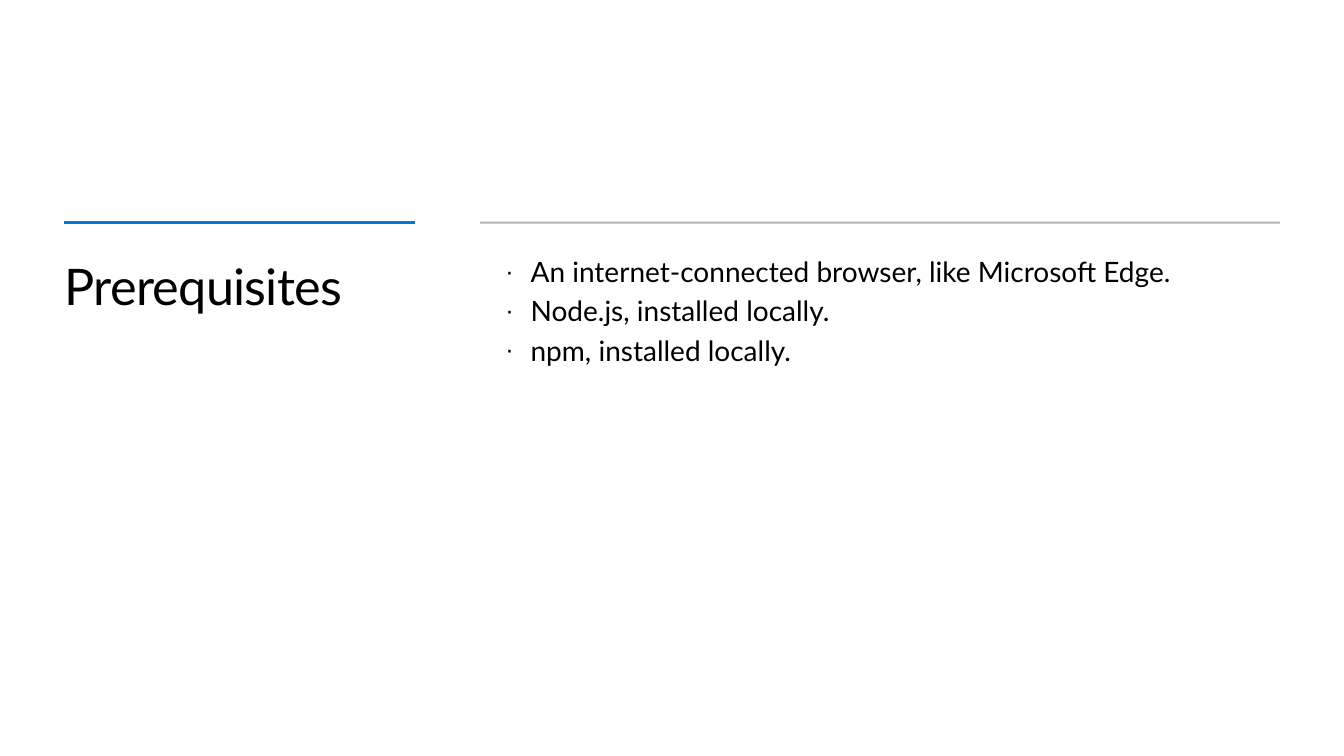
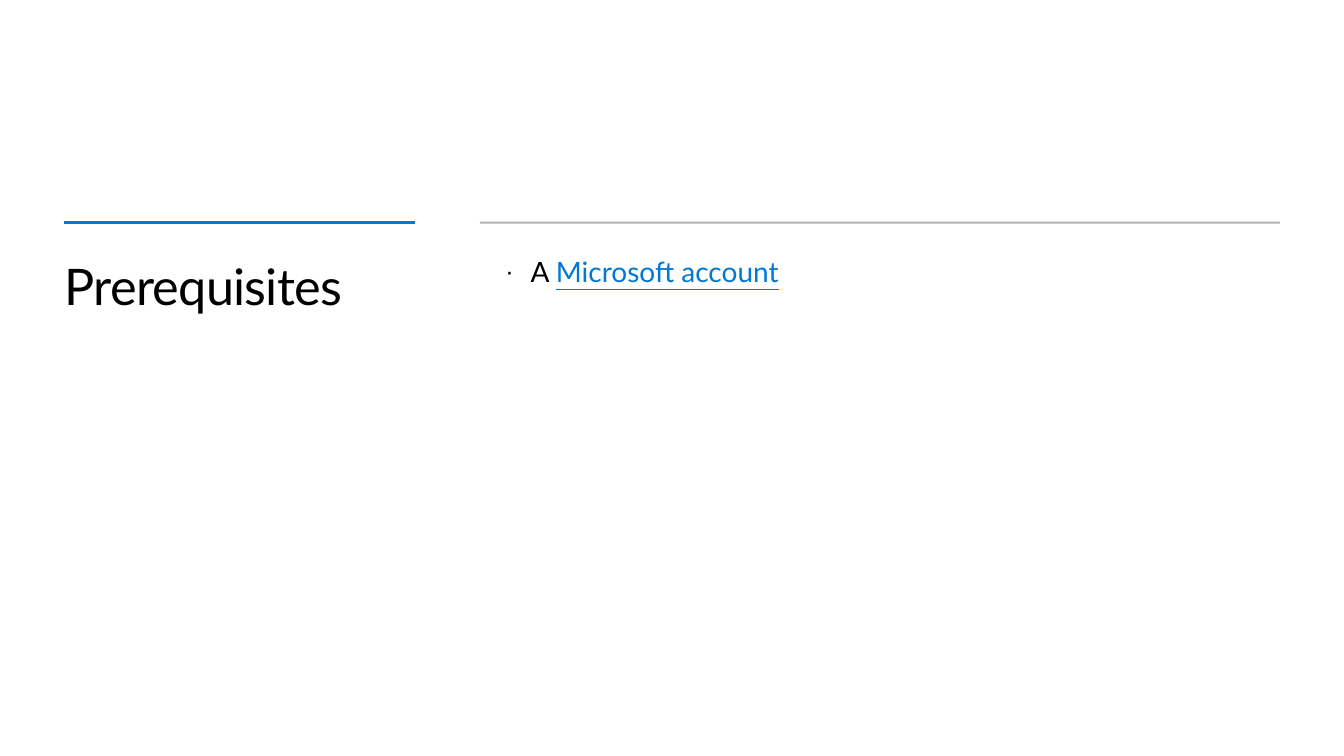
Before and after one commit to microsoft/workshop-library, a slide deck: slide 3 of azure-functions/slides.pptx. Drawn at 1344x756 pixels with LibreOffice and Linux fonts; fonts in the diff are those of the drawing; background and template pictures are left out. Boxes give left, top, right and bottom in pixels: in the first picture for what was removed or moved away, otherwise in the second. Text is boxed around its words. In the diff, an @@ line names an element or a change of style, - is before the commit and + after.

Commit message:
Add slides

```diff
--- a/azure-functions/slides.pptx
+++ b/azure-functions/slides.pptx
@@ text at bbox=[531, 261, 778, 283]: text changed; text colour #000000 to #0078D4 @@
-  · An internet-connected browser, like Microsoft Edge.
-  · Node.js, installed locally.
-  · npm, installed locally.
+  · A Microsoft account
```
Also in this commit, not shown: 5 other slides changed, 34 slides added, 45 slides removed.
